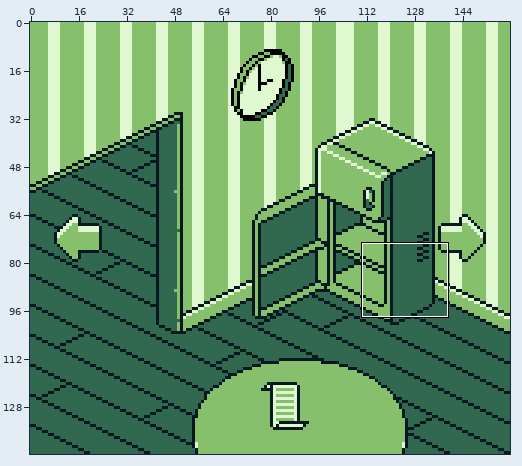
Edited in one commit: sprite sheet (assets/backgrounds/KitchenRefrigeratorDoorOpen.png). The first picture is a wide view before the edit; the outline marks the close-up.
Close-up. Earlier state:
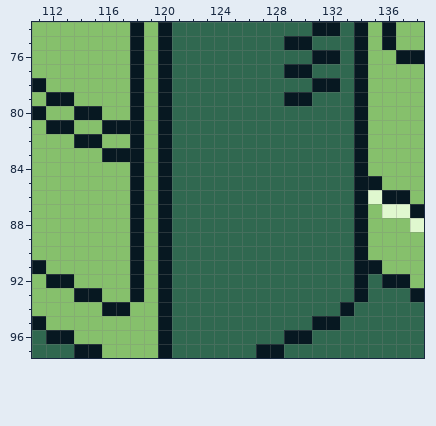
The file is 160x144 pixels. Shown: x 111..138, y 74..97.
Now the later version:
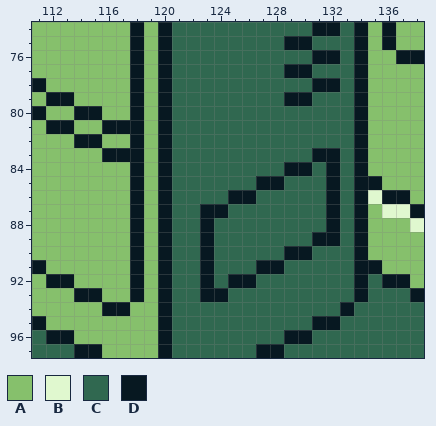
Palette (. is transparent): A #86c06c  B #e0f8cf  C #306850  D #071821
The commit says: Adding secret compartment to the refrigerator. Adding a hint for opening up one of the safes.
Diff:
y 83: x 131..132 CC -> DD
y 84: x 129..130 CC -> DD; x 132 C -> D
y 85: x 127..128 CC -> DD; x 132 C -> D
y 86: x 125..126 CC -> DD; x 132 C -> D
y 87: x 123..124 CC -> DD; x 132 C -> D
y 88: x 123 C -> D; x 132 C -> D
y 89: x 123 C -> D; x 131..132 CC -> DD
y 90: x 123 C -> D; x 129..130 CC -> DD
y 91: x 123 C -> D; x 127..128 CC -> DD
y 92: x 123 C -> D; x 125..126 CC -> DD
y 93: x 123..124 CC -> DD
Where, in picture pixels (left, top, right, bottom), the same in both close-ups:
changed: (200, 148, 340, 302)
